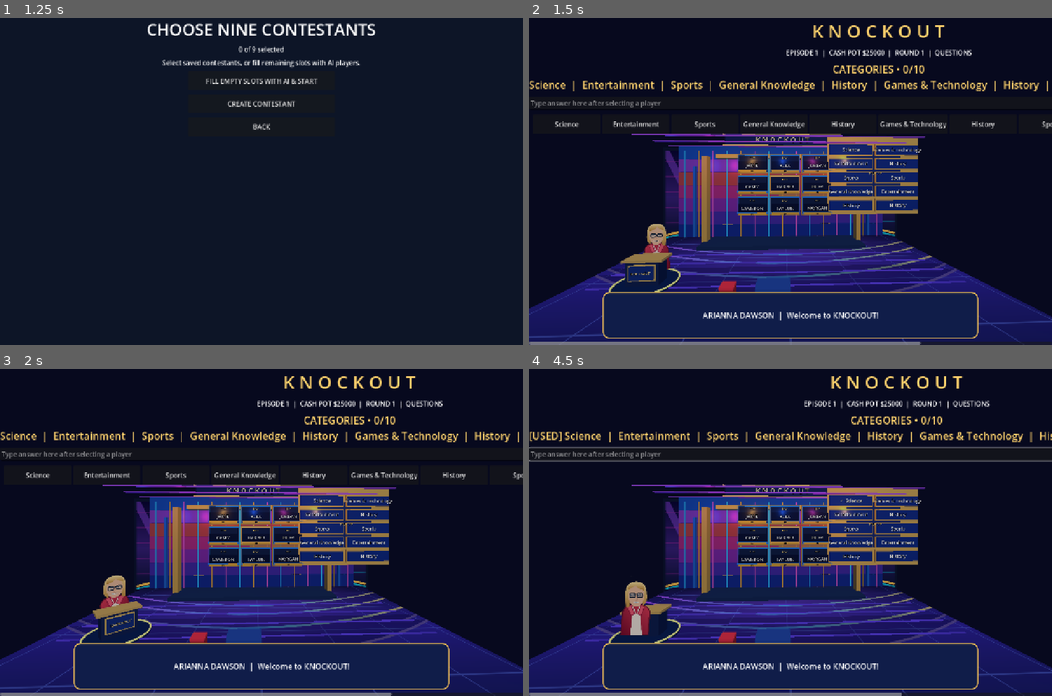
Above: before the commit, frames 1-4 (two rows, left to right).
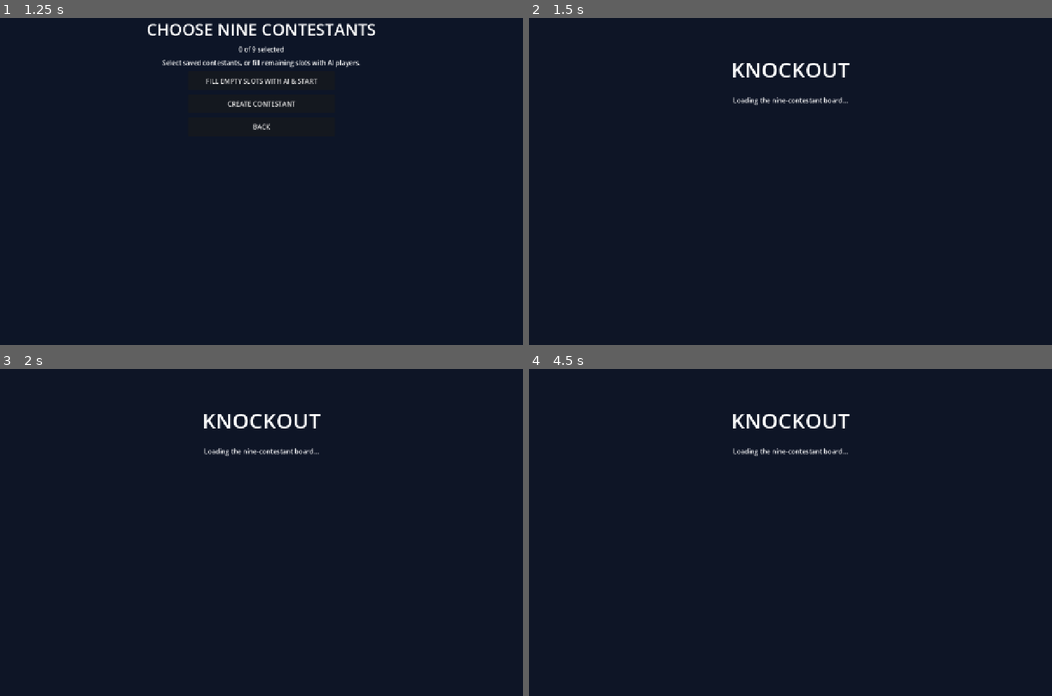
Above: after the commit, the same moments.

Repository: Becksploder2/Knockout
Game: Godot game, scene res://scenes/launcher.tscn
Same seed, same stepped clock (60 frames per second), same inputs: the game is played once before the commit and once after it.
Inputs (mouse positions are in pixels of both pictures, inside the frame that each line leads up to):
- Up to frame 1 (1.25 s): click "PLAY KNOCKOUT" at 0.5 s
- Up to frame 2 (1.5 s): click "FILL EMPTY SLOTS WITH AI & ST…" at 1.25 s
- Up to frame 3 (2 s): no input
- Up to frame 4 (4.5 s): click (565, 473) at 2 s, where only the run before the commit has a clickable "Science"; move the mouse to (905, 516) at 2.77 s; click (905, 516) at 2.92 s; tap Enter at 3.5 s; move the mouse to (685, 548) at 3.52 s; click (685, 548) at 3.67 s; tap Space at 4.25 s; move the mouse to (842, 460) at 4.27 s; click (842, 460) at 4.42 s

Frame 1 is identical in both runs. In frame 2, 42% of the frame differs, in the area x 0-100%, y 2-100%; in frame 3, 42%; in frame 4, 42%.
Error after the commit: Parse Error: Cannot infer the type of "click" variable because the value doesn't have a set type. (res://Main.gd:1304)

Commit message:
Make 3D category tiles and contestant squares clickable by mouse

Diff:
--- a/Main.gd
+++ b/Main.gd
@@ -1292,3 +1292,35 @@
 	var tween := create_tween()
 	tween.set_trans(Tween.TRANS_SINE).set_ease(Tween.EASE_IN_OUT)
 	tween.tween_property(arianna_turntable, "rotation:y", deg_to_rad(180.0 if face_players else 0.0), 2.0)
+
+func _input(event: InputEvent) -> void:
+	if not (event is InputEventMouseButton) or event.button_index != MOUSE_BUTTON_LEFT or not event.pressed:
+		return
+	if not is_instance_valid(studio_camera) or not is_instance_valid(studio_view):
+		return
+	var area := studio_view.get_global_rect()
+	if not area.has_point(event.position):
+		return
+	var click := (event.position - area.position) * Vector2(1280.0 / area.size.x, 800.0 / area.size.y)
+	if phase == "questions" and active_category.is_empty() and round_number <= 2:
+		for i in range(category_slots.size()):
+			if category_slots[i]["played"]:
+				continue
+			var at := Vector3(8.6 if i < 5 else 14.6, 12.0 - float(i % 5) * 1.75, -6.75)
+			var center := studio_camera.unproject_position(at)
+			if center.distance_to(click) < 55.0:
+				_select_category(i)
+				get_viewport().set_input_as_handled()
+				return
+	if phase in ["questions", "terminator"]:
+		for i in range(9):
+			if not players[i]["alive"] or (phase == "questions" and (players[i]["locked"] or active_category.is_empty())):
+				continue
+			if phase == "terminator" and not pair.has(i):
+				continue
+			var at := Vector3(float(i % 3 - 1) * 5.0, 10.3 - float(i / 3) * 2.7, -6.6)
+			var center := studio_camera.unproject_position(at)
+			if center.distance_to(click) < 70.0:
+				select_player(i)
+				get_viewport().set_input_as_handled()
+				return
